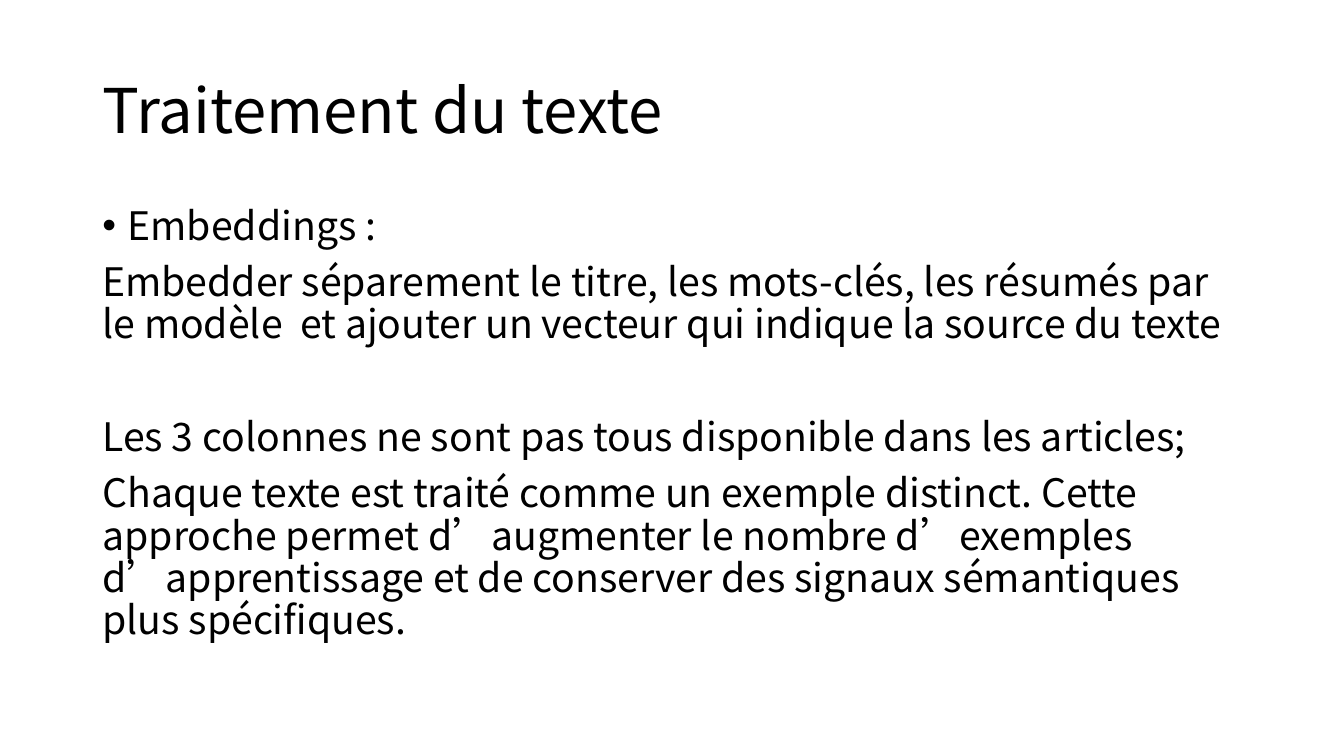
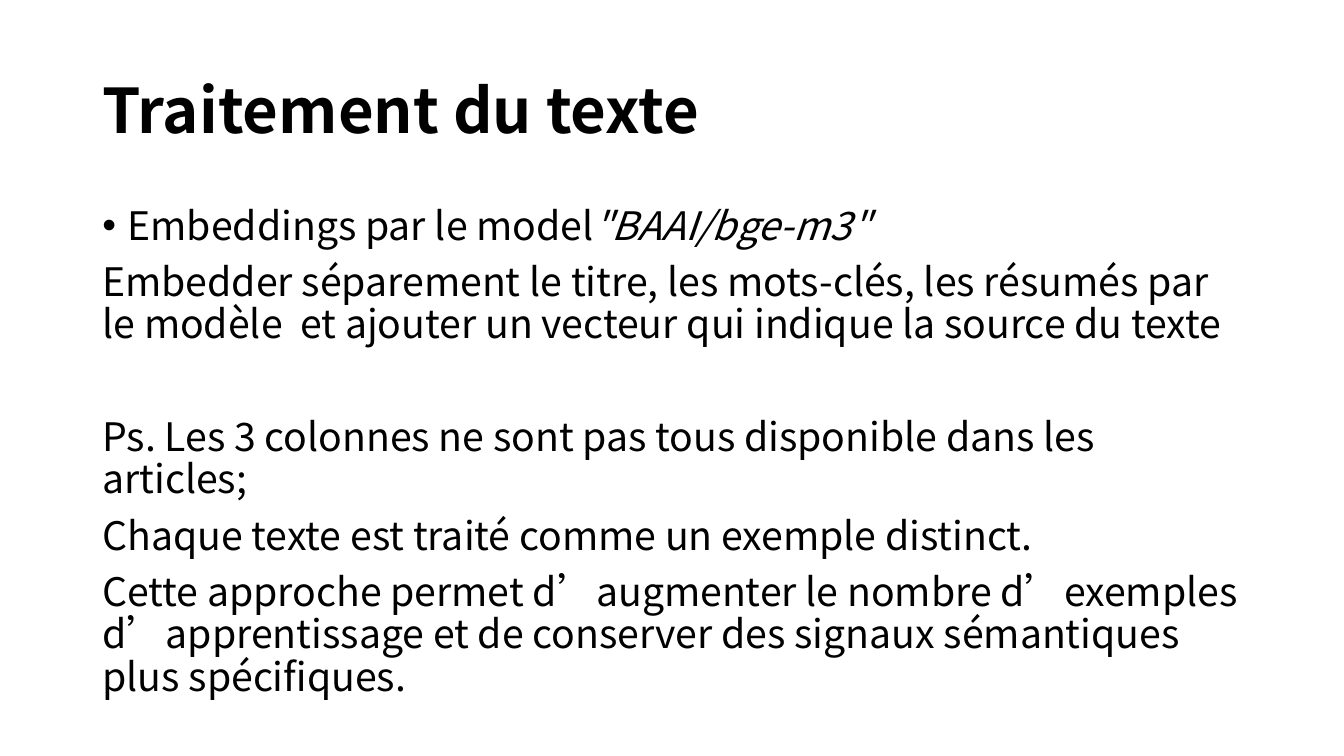
Before and after one commit to yeliu-dh/hal_insight, a slide deck: slide 4 of axe_classification.pptx (slide 5 before the commit). Drawn at 1344x756 pixels with LibreOffice and Linux fonts; fonts in the diff are those of the drawing. Boxes give left, top, right and bottom in pixels: in the first picture for what was removed or moved away, otherwise in the second. Text is boxed around its words. In the diff, an @@ line names an element or a change of style, - is before the commit and + after.

```diff
--- a/axe_classification.pptx
+++ b/axe_classification.pptx
@@ title "Traitement du texte" at <box>102,83,699,134</box>: bold on @@
@@ text at <box>128,208,869,250</box>: text changed @@
-• Embeddings :
+• Embeddings par le model"BAAI/bge-m3"
@@ text at <box>102,419,1238,700</box>: text changed @@
-Les 3 colonnes ne sont pas tous disponible dans les articles;
-Chaque texte est traité comme un exemple distinct. Cette approche permet d’augmenter le nombre d’exemples d’apprentissage et de conserver des signaux sémantiques plus spécifiques.
+Ps. Les 3 colonnes ne sont pas tous disponible dans les articles;
+Chaque texte est traité comme un exemple distinct.
+Cette approche permet d’augmenter le nombre d’exemples d’apprentissage et de conserver des signaux sémantiques plus spécifiques.
```
Also in this commit, not shown: 7 other slides changed, 3 slides added, 2 slides removed, 20 other files.
